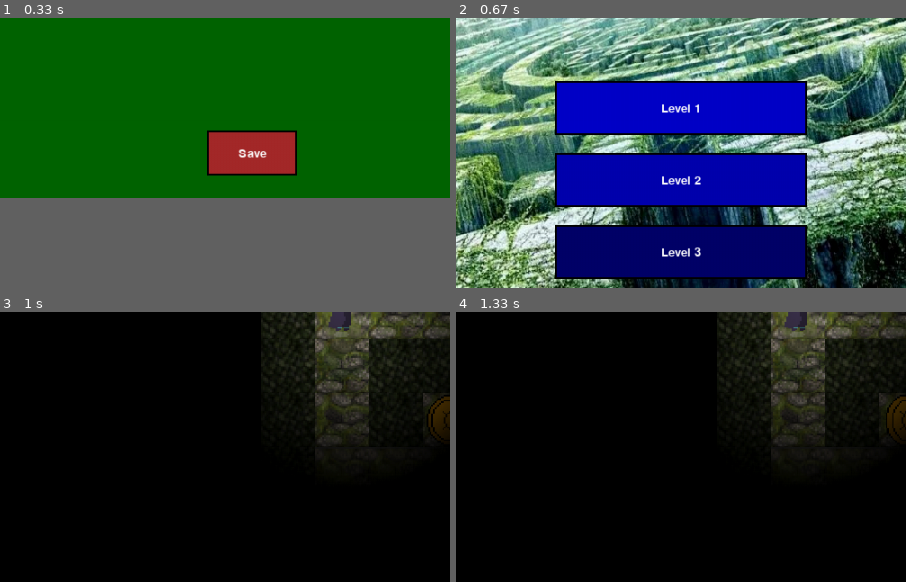
Above: before the commit, frames 1-4 (two rows, left to right).
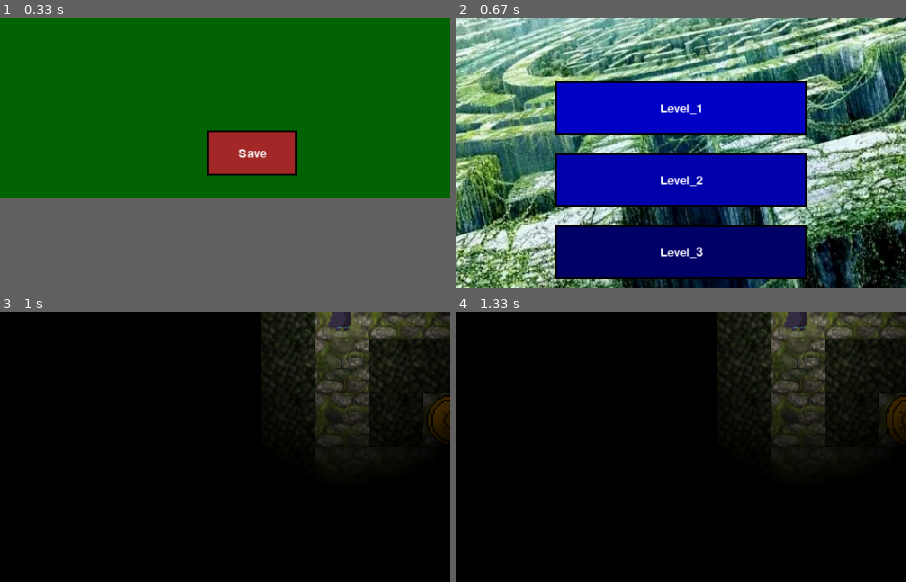
Above: after the commit, the same moments.

Repository: alizalas/PygameProject
Game: pygame game, started from windows.py
Two runs of this game, one before a commit and one after it. Both use one fixed random seed, a clock stepped at 60 frames per second and the inputs below.
Inputs (mouse positions are % of the whole screen's width and height, from its top left):
- Up to frame 1 (0.33 s): no input
- Up to frame 2 (0.67 s): press the mouse at (40, 75) at 0.37 s; move the mouse to (49, 57) at 0.47 s; release the mouse at (58, 40) at 0.6 s
- Up to frame 3 (1 s): press the mouse at (37, 93) at 0.7 s; move the mouse to (47, 68) at 0.8 s; release the mouse at (57, 42) at 0.93 s
- Up to frame 4 (1.33 s): tap W at 1 s
The pictures show only the part of the screen within x 12-62%, y 50-100%; the shares and areas given below are measured in that part.

Frame 1 is identical in both runs. In frame 2, 0.5% of the frame differs, in the area x 45-55%, y 31-90%; in frame 3, nothing differs; in frame 4, nothing differs.

Commit message:
Вставлена база данных

Diff:
--- a/Constants.py
+++ b/Constants.py
@@ -9,7 +9,7 @@
 RADIO_BUTTON_CLICKED = pygame.USEREVENT + 2
 CHOOSE_EVENT = pygame.USEREVENT + 3
 FINISH_GAME = pygame.USEREVENT + 4
-
+database_name = "labyrinth_right.sqlite"
 
 FPS = 20
 V = 5
@@ -49,18 +49,23 @@
             "knight_player" : load_image("knight_stay.png", True),
             "knight": load_image("knight.png"),
             "win": load_image("win.png"),
-            "game_over": load_image("game_over.png")}
+            "game_over": load_image("game_over.png"),
+            "floor": ['floor1.png', 'floor4.png', 'floor5.png'],
+            "wall": ['wall1.png'],
+            "bomb": 'bomb8.png',
+            "coin": 'coin64.png',
+            "рейтинг": pygame.transform.scale(load_image("rating.jpg"), (WIDTH, HEIGHT))}
 
 
-coin_image = 'coin64.png'
-bomb_image = 'bomb8.png'
+text_for_windows = {"инструкция": ["ИНСТРУКЦИЯ",
+                    "Правила игры:",
+                    "-Можно ходить по коридорам, собирая монетки и избегая драконов и бомб",
+                    "-Надо собрать все монетки, не погибнув при этом",
+                    " Удачи и хорошей игры"]}
 
-floor = ['floor1.png', 'floor4.png', 'floor5.png']
-wall = ['wall1.png']
-
-sheet_char = load_image('witch.png')
-x_sheet, y_sheet = 1, 8# Спрайт-лист для анимации движения
-image_stay_char = load_image('witch_stay.png', True)  # Статичное изображение
+# sheet_char = load_image('witch.png')
+# x_sheet, y_sheet = 1, 8# Спрайт-лист для анимации движения
+# image_stay_char = load_image('witch_stay.png', True)  # Статичное изображение
 
 
 all_sprites = pygame.sprite.Group()
@@ -68,9 +73,8 @@
 player_group = pygame.sprite.Group()
 coin_group = pygame.sprite.Group()
 bomb_group = pygame.sprite.Group()
-far_walls = pygame.sprite.Group()
 enemy_group = pygame.sprite.Group()
 button_group = pygame.sprite.Group()
 
-all_coins = {"Level 1": 5, "Level 2": 11, "Level 3": 17}
+all_coins = {"Level_1": 5, "Level_2": 11, "Level_3": 17}
 font_coins = pygame.font.Font("FSEX300.ttf", 36)
--- a/animation.py
+++ b/animation.py
@@ -1,6 +1,6 @@
 import pygame
-from Constants import *
-from utils import load_image
+from Constants import TILE_HEIGHT, TILE_WIDTH
+# from utils import load_image
 
 
 class AnimatedSprite(pygame.sprite.Sprite):
@@ -37,45 +37,45 @@
             )
 
 
-# Основная программа для отладки
-if __name__ == "__main__":
-    pygame.init()
+# # Основная программа для отладки
+# if __name__ == "__main__":
+#     pygame.init()
 
-    # Константы (замените на реальные значения из settings)
-    TILE_WIDTH = 128
-    TILE_HEIGHT = 128
-    SCREEN_WIDTH, SCREEN_HEIGHT = 200, 200
+#     # Константы (замените на реальные значения из settings)
+#     TILE_WIDTH = 128
+#     TILE_HEIGHT = 128
+#     SCREEN_WIDTH, SCREEN_HEIGHT = 200, 200
 
-    screen = pygame.display.set_mode((SCREEN_WIDTH, SCREEN_HEIGHT))
-    pygame.display.set_caption("AnimatedSprite Debugging")
-    clock = pygame.time.Clock()
+#     screen = pygame.display.set_mode((SCREEN_WIDTH, SCREEN_HEIGHT))
+#     pygame.display.set_caption("AnimatedSprite Debugging")
+#     clock = pygame.time.Clock()
 
-    try:
-        sheet = load_image('girl.png').convert_alpha()
-    except Exception as e:
-        print(f"Ошибка загрузки изображения: {e}")
-        pygame.quit()
-        exit()
+#     try:
+#         sheet = load_image('girl.png').convert_alpha()
+#     except Exception as e:
+#         print(f"Ошибка загрузки изображения: {e}")
+#         pygame.quit()
+#         exit()
 
-    girl_run = AnimatedSprite(sheet, 7, 1, 50, 50)
+#     girl_run = AnimatedSprite(sheet, 7, 1, 50, 50)
 
-    all_sprites = pygame.sprite.Group()
-    all_sprites.add(girl_run)
+#     all_sprites = pygame.sprite.Group()
+#     all_sprites.add(girl_run)
 
 
-    running = True
-    while running:
-        for event in pygame.event.get():
-            if event.type == pygame.QUIT:
-                running = False
+#     running = True
+#     while running:
+#         for event in pygame.event.get():
+#             if event.type == pygame.QUIT:
+#                 running = False
 
 
-        all_sprites.update()
+#         all_sprites.update()
 
-        screen.fill((0, 0, 0))
-        all_sprites.draw(screen)
+#         screen.fill((0, 0, 0))
+#         all_sprites.draw(screen)
 
-        pygame.display.flip()
-        clock.tick(40)
+#         pygame.display.flip()
+#         clock.tick(40)
 
-    pygame.quit()
+#     pygame.quit()
--- a/buttons.py
+++ b/buttons.py
@@ -1,6 +1,6 @@
 import pygame
 from Constants import BUTTOM_CLICKED, WIDTH, HEIGHT, RADIO_BUTTON_CLICKED
-
+from music import playing_sound_file
 
 
 class Button_Parent(pygame.sprite.Sprite):
@@ -47,6 +47,7 @@
         if self.check_click(mouse_pos):
             event = pygame.event.Event(self.signal, {'window_name': self.text})
             pygame.event.post(event)
+            playing_sound_file("sounds/zvuk-najatiya-klavishi.mp3")
 
 
 class RadioButton(Button_Parent):
@@ -65,6 +66,7 @@
             self.change()
             event = pygame.event.Event(RADIO_BUTTON_CLICKED, {'btn': self})
             pygame.event.post(event)
+            playing_sound_file("sounds/zvuk-najatiya-radiobutton.mp3")
 
     def change(self):
         self.image.fill((0, 0, 0))
--- a/class_level.py
+++ b/class_level.py
@@ -3,7 +3,7 @@
 from Constants import screen, clock, FPS
 from utils import load_level, create_passability_map
 from level import generate_level
-from Constants import tiles_group, player_group, coin_group, bomb_group, all_sprites
+from Constants import tiles_group, player_group, coin_group, bomb_group
 from camera import Camera
 from Constants import floor, wall
 
--- a/class_windows.py
+++ b/class_windows.py
@@ -1,5 +1,5 @@
 import pygame
-from Constants import WIDTH, HEIGHT, tiles_group, player_group, coin_group, bomb_group, floor, wall, enemy_group
+from Constants import WIDTH, HEIGHT, tiles_group, player_group, coin_group, bomb_group, enemy_group
 from buttons import Button, RadioButton
 from utils import create_passability_map, load_level
 from level import generate_level
@@ -7,6 +7,7 @@
 from hearts import Lives
 from Players import WITCH, GIRL, KNIGHT
 from Constants import font_coins, all_coins, pictures, FINISH_GAME, RADIO_BUTTON_CLICKED, CHOOSE_EVENT
+from music import playing_sound_file
 
 
 
@@ -54,9 +55,9 @@
         self.button = Button(100, 100, (255, 0, 255), "Инструкция", (90, 60), self.btn_group)
         self.btn_r = Button(200, 100, (255, 0, 255), "Рейтинг", (90, 60), self.btn_group)
         self.btn_choose = Button(300, 100, (255, 0, 255), "Выбор персонажа", (200, 60), self.btn_group)
-        self.btn_level1 = Button(230, 370, (0, 0, 200), "Level 1", (280, 60), self.btn_group)
-        self.btn_level2= Button(230, 450, (0, 0, 175), "Level 2", (280, 60), self.btn_group)
-        self.btn_level3 = Button(230, 530, (0, 0, 105), "Level 3", (280, 60), self.btn_group)
+        self.btn_level1 = Button(230, 370, (0, 0, 200), "Level_1", (280, 60), self.btn_group)
+        self.btn_level2= Button(230, 450, (0, 0, 175), "Level_2", (280, 60), self.btn_group)
+        self.btn_level3 = Button(230, 530, (0, 0, 105), "Level_3", (280, 60), self.btn_group)
         # self.buttongroup.add(self.button, self.btn_choose, self.btn_level1, self.btn_level2, self.btn_level3, self.btn_r)
         # self.image1 = pygame.Surface((WIDTH, HEIGHT), pygame.SRCALPHA)
         self.image = image
@@ -91,14 +92,40 @@
         pygame.display.set_caption(self.name)
         intro_text = ["ИНСТРУКЦИЯ",
                     "Правила игры:",
-                    "-Можно ходить по коридорам, собирая монетки и избегая врагов и бомб",
-                    "-Надо добраться до выхода, затратив как можно меньше времени",
-                    " и собрав как можно больше монет"]
+                    "-Можно ходить по коридорам, собирая монетки и избегая драконов и бомб",
+                    "-Надо собрать все монетки, не погибнув при этом",
+                    " Удачи и хорошей игры"]
         # fon = pygame.transform.scale(self.image, (WIDTH, HEIGHT))
         screen.fill(self.color)
         self.blit_image(screen, self.image)
         self.blit_text(30, 50, intro_text, screen, 30, "white")
 
+
+class Rating(Window):
+    def __init__(self, image_name, name, color, color_text, database):
+        super().__init__(name, color)
+        self.image = image_name
+        self.color_text = color_text
+        self.level1 = 0
+        self.level2 = 0
+        self.level3 = 0
+        self.database = database
+        self.open_data()
+
+    def open_data(self):
+        self.level1 = self.database.sort_select("Level_1")
+        self.level2 = self.database.sort_select("Level_2")
+        self.level3 = self.database.sort_select("Level_3")
+
+    def draw(self, screen):
+        pygame.display.set_caption(self.name)
+        self.blit_image(screen, self.image)
+        self.blit_text(30, 50, "Level_1", screen, 50, self.color_text)
+        self.blit_text(30, 125, self.level1, screen, 50, self.color_text)
+        self.blit_text(430, 50, "Level_2", screen, 50, self.color_text)
+        self.blit_text(430, 125, self.level2, screen, 50, self.color_text)
+        self.blit_text(830, 50, "Level_3", screen, 50, self.color_text)
+        self.blit_text(830, 125, self.level3, screen, 50, self.color_text)
 
 class PlayWindow(Window):
     def __init__(self, name, color, level):
@@ -106,7 +133,7 @@
         self.level = level
         self.level_map = load_level(level)
         self.passability_map = create_passability_map(self.level_map)
-        self.player, self.x, self.y = generate_level(self.level_map, floor, wall)
+        self.player, self.x, self.y = generate_level(self.level_map, pictures["floor"], pictures["wall"])
         self.player_name = WITCH
         self.lives = Lives()
         self.camera = Camera()
@@ -117,7 +144,6 @@
     def process_event(self, event):
         if event.type == pygame.QUIT:
             self.clean()
-            print(isinstance(int, pygame.time.get_ticks()))
         #    all_sprites.empty()
         #    player_group.empty()
 
@@ -127,12 +153,11 @@
         bomb_group.empty()
         enemy_group.empty()
         tiles_group.empty()
-        event1 = pygame.event.Event(FINISH_GAME, {"coins": self.collected_coins, "all_coins": self.all_coins_for_level, "time": get_time(self)})
+        event1 = pygame.event.Event(FINISH_GAME, {"coins_image": draw_coins(self), "time": get_time(self), "coins_collected": self.collected_coins, "all_coins": self.all_coins_for_level})
         pygame.event.post(event1)
         # self.start_time = pygame.time.get_ticks()
 
     def change_player(self, name):
-        print("Зашел")
         if name == "WITCH":
             self.player_name = WITCH
         elif name == "GIRL":
@@ -214,6 +239,7 @@
         self.coints = 0
         self.all_time = 0
         self.all_coins = 0
+        self.result = result
         if result:
             self.image = pygame.transform.scale(pictures["win"], (WIDTH, HEIGHT))
             self.color_btn = (100, 90, 50)
@@ -229,15 +255,15 @@
         screen.blit(self.image, (0, 0))
         self.btn_group.draw(screen)
         screen.blit(draw_time(self.time), (0, HEIGHT - 50))
-        screen.blit(draw_coins(self.coins, self.all_coins), (WIDTH // 2, HEIGHT - 50))
-
+        screen.blit(self.coins_image, (WIDTH // 2, HEIGHT - 50))
     def process_event(self, event):
         if event.type == pygame.MOUSEBUTTONDOWN:
             for btn in self.btn_group:
                 btn.get_click(event.pos)
         if event.type == FINISH_GAME:
             self.time = event.time
-            self.coins = event.coins
+            self.coins_image = event.coins_image
+            self.coins_collected = event.coins_collected
             self.all_coins = event.all_coins
 
 
@@ -250,8 +276,8 @@
     time_surface = font_coins.render(time_text, True, (255, 255, 255))
     return time_surface
 
-def draw_coins(coins, all_coins):
-    coins_text = f"Coins: {coins}/{all_coins}"
+def draw_coins(play_window):
+    coins_text = f"Coins: {play_window.collected_coins}/{play_window.all_coins_for_level}"
     coins_surface = font_coins.render(coins_text, True, (255, 255, 255))
     return coins_surface
 
@@ -276,12 +302,15 @@
         play_window.collected_coins += 1
         game = not (play_window.collected_coins == play_window.all_coins_for_level)
 
+        playing_sound_file("sounds/zvuk-sobiraniya-monetki.mp3")
+
             # Проверка столкновения с бомбой и врагом
     if pygame.sprite.spritecollideany(play_window.player, bomb_group) or pygame.sprite.spritecollideany(play_window.player, enemy_group):
         play_window.lives.decrease()
         if play_window.lives.is_game_over():
-            print("Игра окончена! Вы наступили на бомбу.")
+            # print("Игра окончена! Вы наступили на бомбу.")
             game = False
+        playing_sound_file("sounds/zvuk-poteri-ochkov-v-igre.mp3")
         # else:
             # print(f"Осталось жизней: {lives.lives}")
 
@@ -322,7 +351,7 @@
     play_window.lives.draw(screen)
     current_time = get_time(play_window)
     time_surface = draw_time(current_time)
-    coins_surface = draw_coins(play_window.collected_coins, play_window.all_coins_for_level)
+    coins_surface = draw_coins(play_window)
 
     screen.blit(time_surface, (screen.get_width() - time_surface.get_width() - 10, 10))
     screen.blit(coins_surface, (screen.get_width() - coins_surface.get_width() - 10, 50))
--- a/database.py
+++ b/database.py
@@ -15,6 +15,7 @@
     def close(self):
         """Закрывает соединение с базой данных."""
         if self.connection:
+            self.cursor = None
             self.connection.close()
 
     def create_table(self, table_name, columns):
@@ -43,6 +44,22 @@
         self.cursor.execute(query, tuple(data.values()))
         self.connection.commit()
         self.close()
+
+    def sort_select(self, table_name):
+        """
+        Используя select_records, выдает отсортированный список кортежей
+
+        :param table_name: Имя таблицы
+        """
+        select_no_sort = self.select_records(table_name)
+        select_sort = sorted(select_no_sort, key=lambda x: x[2])
+        for i in range(len(select_sort)):
+            id, name, result = select_sort[i]
+            select_sort[i] = [name, str(result)]
+        select_sort = list(map(lambda x: " ".join(x), select_sort))
+        if len(select_sort) >= 5:
+            select_sort = select_sort[:5]
+        return select_sort
 
     def select_records(self, table_name, conditions=None):
         """
@@ -92,28 +109,40 @@
         self.connection.commit()
         self.close()
 
+    def change_table(self, table_name, data):
+        name = data["user_name"]
+        select0 = self.select_records(table_name, {"user_name": name})
+        print(select0)
+        if select0:
+            id, user_name, time = select0[0]
+            if int(time) > data["result"]:
+                self.update_record(table_name, id, {"result": data["result"]})
+        else:
+            self.insert_record(table_name, data)
+
 
 # Пример использования:
 if __name__ == "__main__":
-    db = SQLiteDatabase("example.db")
+    db = SQLiteDatabase("labyrinth_right.sqlite")
 
     # Создание таблицы
-    db.create_table("users", "id INTEGER PRIMARY KEY, name TEXT, age INTEGER")
+    # db.create_table("users", "id INTEGER PRIMARY KEY, name TEXT, age INTEGER")
 
     # Добавление записи
-    db.insert_record("users", {"name": "Alice", "age": 25})
-    db.insert_record("users", {"name": "Bob", "age": 30})
+    # db.insert_record("users", {"name": "Alice", "age": 25})
+    # db.insert_record("users", {"name": "Bob", "age": 30})
 
     # Выбор записей
-    records = db.select_records("users", {"name": "Alice"})
-    print(records)  # Вывод: [(1, 'Alice', 25)]
+    # records = db.select_records("users", {"name": "Alice"})
+    # print(records)  # Вывод: [(1, 'Alice', 25)]
 
     # Обновление записи
-    db.update_record("users", 1, {"age": 26})
+    # db.update_record("users", 1, {"age": 26})
 
     # Удаление записи
-    db.delete_record("users", 2)
+    # db.delete_record("users", 2)
 
     # Проверка результатов
-    records = db.select_records("users")
+    # records = db.select_records("users")
+    records = db.select_records("Level_1", {"user_name": "NoName", "result": 15})
     print(records)  # Вывод: [(1, 'Alice', 26)]
--- a/hearts.py
+++ b/hearts.py
@@ -1,68 +1,4 @@
 import pygame
-import sys
-import os
-from Constants import TILE_HEIGHT, TILE_WIDTH, WIDTH, HEIGHT
-
-# def load_image(name, change=False):
-#     fullname = os.path.join("images", name)
-#     if not os.path.isfile(fullname):
-#         print(f"Файл с изображением '{fullname}' не найден")
-#         sys.exit()
-#     image = pygame.image.load(fullname)
-#     if change:
-#         image = pygame.transform.scale(image, (TILE_WIDTH, TILE_HEIGHT))
-#     return image
-
-
-# heart1 = load_image("heart.png")
-# heart2 = load_image("heart_2_3.png")
-# heart3 = load_image("heart_1_3.png")
-# heart4 = load_image("heart_0_3.png")
-
-
-# heart1 =  pygame.transform.scale(heart1, (50, 50))
-# heart2 = pygame.transform.scale(heart2, (50, 50))
-# heart3 = pygame.transform.scale(heart3, (50, 50))
-# heart4 = pygame.transform.scale(heart4, (50, 50))
-
-# class Heart:
-#     lifes_of_hero = 6
-#     def __init__(self, lifes):
-#         self.lifes = int(lifes * 3)
-
-#     def draw(self, screen):
-#         l = self.lifes
-#         for i in range(Heart.lifes_of_hero):
-#             if l - 3 >= 0:
-#                 screen.blit(heart1, (i * 60, 0))
-#             elif l == 1:
-#                 screen.blit(heart3, (i * 60, 0))
-#             elif l == 2:
-#                 screen.blit(heart2, (i * 60, 0))
-#             else:
-#                 screen.blit(heart4, (i * 60, 0))
-#             l -= 3
-
-
-# if __name__ == '__main__':
-#     pygame.init()
-#     size = WIDTH, HEIGHT
-#     screen = pygame.display.set_mode(size)
-#     screen.fill((255, 255, 255))
-#     pygame.display.set_caption("MAIN")
-#     hearts = Heart(4 - 2/3)
-#     hearts.draw(screen)
-#     game = True
-#     while game:
-#         for event in pygame.event.get():
-#             if event.type == pygame.QUIT:
-#                 game = False
-
-#         pygame.display.flip()
-#     pygame.quit()
-
-
-
 from Constants import pictures
 import time
 
--- a/levels.py
+++ b/levels.py
@@ -3,8 +3,9 @@
 
 from utils import load_image
 from animation import AnimatedSprite
-from Constants import TILE_HEIGHT, TILE_WIDTH, pictures, enemy_group, coin_image, bomb_image, V, all_sprites, tiles_group, coin_group, bomb_group, player_group
+from Constants import TILE_HEIGHT, TILE_WIDTH, pictures, enemy_group, V, all_sprites, tiles_group, coin_group, bomb_group, player_group
 from Players import WITCH
+from music import playing_sound_file
 
 class Tile(pygame.sprite.Sprite):
     def __init__(self, tile_type, pos_x, pos_y, floor, wall):
@@ -80,6 +81,7 @@
                 elif dx > 0:
                     self.facing_right = True
             else:
+                playing_sound_file("sounds/zvuk-udara-o-stenku.mp3")
                 self.is_moving = False
         else:
             self.is_moving = False
@@ -119,13 +121,13 @@
 
 class Coin(AnimatedSprite):
     def __init__(self, pos_x, pos_y):
-        sheet = load_image(coin_image).convert_alpha()
+        sheet = load_image(pictures["coin"]).convert_alpha()
         super().__init__(sheet, 4, 4, TILE_WIDTH * pos_x, TILE_HEIGHT * pos_y, 6, all_sprites, coin_group)
 
 
 class Bomb(AnimatedSprite):
     def __init__(self, pos_x, pos_y):
-        sheet = load_image(bomb_image).convert_alpha()
+        sheet = load_image(pictures["bomb"]).convert_alpha()
         super().__init__(sheet, 8, 1, TILE_WIDTH * pos_x, TILE_HEIGHT * pos_y, 20, all_sprites, bomb_group)
 
     def update(self):
--- /dev/null
+++ b/music.py
@@ -0,0 +1,8 @@
+import pygame
+
+pygame.init()
+
+
+def playing_sound_file(filename):
+    pygame.mixer.init()
+    pygame.mixer.Sound(filename).play()
--- a/windows.py
+++ b/windows.py
@@ -2,11 +2,11 @@
 
 from Constants import WIDTH, HEIGHT, BUTTOM_CLICKED, CHOOSE_EVENT, pictures
 from dialogwindow import DialogWindow
-from Constants import FPS
+from Constants import FPS, database_name
 from mask import create_fog_mask
-from class_windows import Main_Window, New_window, ChooseOfPlayer, PlayWindow, play, Result
-
-
+from class_windows import Main_Window, Rating, New_window, ChooseOfPlayer, PlayWindow, play, Result, get_time
+from music import playing_sound_file
+from database import SQLiteDatabase
 
 if __name__ == '__main__':
     pygame.init()
@@ -22,6 +22,8 @@
     window2 = ChooseOfPlayer("Выбор персонажа", (12, 0, 150), [pictures["witch_stay"], pictures["girl_stay"], pictures["knight_stay"]])
     window = 0
     new_window = New_window(pictures["фон для инструкции"], "Second Window", "cyan", "white")
+    database = SQLiteDatabase(database_name)
+    rating = Rating(pictures["рейтинг"], "Рейтинг", (0, 0, 0), (255, 255, 255), database)
     result = 0
     # play_window = 1
     player = "WITCH"
@@ -33,7 +35,6 @@
             if start:
                 window.process_event(event)
             if event.type == BUTTOM_CLICKED:
-                print("Нажата", event.window_name)
                 if event.window_name == "Save" and not start:
                     name = dialog.text
                     screen = pygame.display.set_mode(size)
@@ -42,20 +43,22 @@
                     if name:
                         main_window.change_name(name)
                     start = True
+                elif event.window_name == "Рейтинг":
+                    window = rating
+                    window.open_data()
                 elif event.window_name == "Выбор персонажа":
                     window = window2
                 elif event.window_name == "Инструкция":
                     window = new_window
                 elif event.window_name == "Return to main":
-                    print("Зашел в return")
                     window = main_window
                 elif "Level" in event.window_name:
-                    if event.window_name == "Level 1":
-                        play_window = PlayWindow("Level 1", "black", "first_level.txt")
-                    elif event.window_name == "Level 2":
-                        play_window = PlayWindow("Level 2", "black", "second_level.txt")
-                    elif event.window_name == "Level 3":
-                        play_window = PlayWindow("Level 3", "black", "third_level.txt")
+                    if event.window_name == "Level_1":
+                        play_window = PlayWindow("Level_1", "black", "first_level.txt")
+                    elif event.window_name == "Level_2":
+                        play_window = PlayWindow("Level_2", "black", "second_level.txt")
+                    elif event.window_name == "Level_3":
+                        play_window = PlayWindow("Level_3", "black", "third_level.txt")
                     play_window.change_player(player)
                     window = play_window
             if event.type == CHOOSE_EVENT:
@@ -74,8 +77,14 @@
             game, result = play(window, screen, fog_mask, game)
             if not game:
                 play_window.clean()
+                level = play_window.name
                 result_window = Result("Итог", (0, 0, 0), result)
                 window = result_window
+                if result:
+                    playing_sound_file("sounds/zvuk-pobedy.mp3")
+                    database.change_table(level, {"user_name": main_window.user_name, "result": get_time(play_window)})
+                else:
+                    playing_sound_file("sounds/zvuk-game-over.mp3")
                 game = True
 
         clock.tick(FPS)
Binary file added: images/rating.jpg
Binary file added: labyrinth_right.sqlite
Not shown, added: sounds/zvuk-bor'by-s-vragom.mp3
Not shown, added: sounds/zvuk-game-over.mp3
Not shown, added: sounds/zvuk-nachala-igry.mp3
Not shown, added: sounds/zvuk-najatiya-klavishi.mp3
Not shown, added: sounds/zvuk-najatiya-radiobutton.mp3
Not shown, added: sounds/zvuk-pobedy.mp3
Not shown, added: sounds/zvuk-poteri-ochkov-v-igre.mp3
Not shown, added: sounds/zvuk-sobiraniya-monetki.mp3
Not shown, added: sounds/zvuk-udara-o-stenku.mp3
